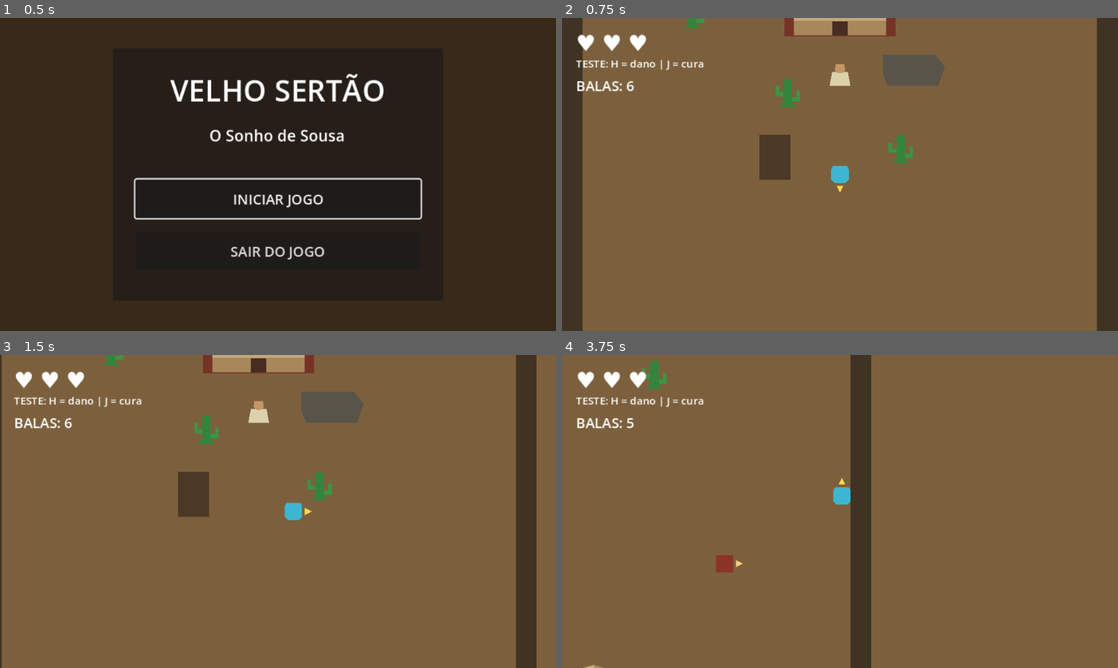
Above: before the commit, frames 1-4 (two rows, left to right).
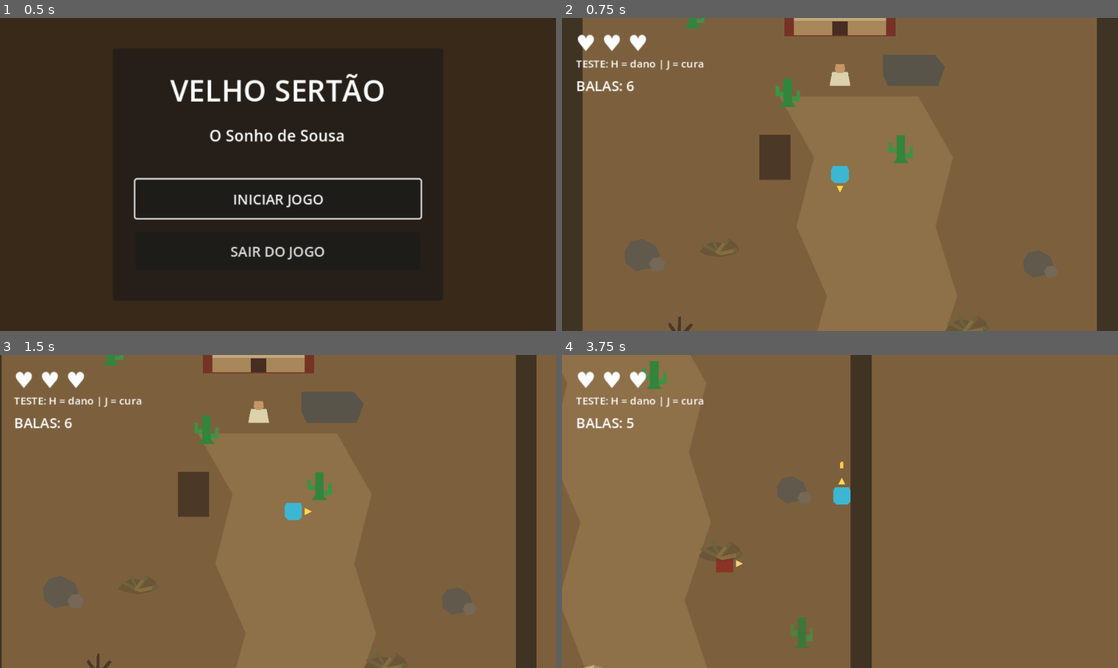
Above: after the commit, the same moments.

Repository: Inocencio-Ferraz/Velho-Sertao
Game: Godot game, scene res://scenes/menu/main_menu.tscn
Two runs of this game, one before a commit and one after it. Both use one fixed random seed, a clock stepped at 60 frames per second and the inputs below.
Inputs (mouse positions are in pixels of both pictures, inside the frame that each line leads up to):
- Up to frame 1 (0.5 s): no input
- Up to frame 2 (0.75 s): click "INICIAR JOGO" at 0.5 s
- Up to frame 3 (1.5 s): tap Enter at 1.25 s; move the mouse to (400, 495) at 1.27 s; hold D (move_right) from 1.28 s (still down); hold E (interact) from 1.28 s (still down)
- Up to frame 4 (3.75 s): move the mouse to (728, 527) at 2.02 s; release D (move_right) at 2.03 s; release E (interact) at 2.03 s; hold S (move_down) 2.03-2.78 s; tap E (interact) at 2.1, 3.05 s; move the mouse to (895, 442) at 2.77 s; press the mouse at (895, 442) at 2.78 s; hold D (move_right) 2.78-3.53 s; move the mouse to (812, 574) at 3.52 s; release the mouse at (812, 574) at 3.53 s; hold W (move_up) from 3.53 s (still down); right-click (812, 574) at 3.6 s

Frame 1 is identical in both runs. In frame 2, 1.0% of the frame differs, in the area x 11-90%, y 70-100%; in frame 3, 1.0%; in frame 4, 0.8%.

Commit message:
Descrição das alterações

Diff:
--- /dev/null
+++ b/scenes/combat/cangaceiro_bullet.tscn
@@ -0,0 +1,19 @@
+[gd_scene load_steps=3 format=3]
+
+[ext_resource type="Script" path="res://scripts/combat/cangaceiro_bullet.gd" id="1_script"]
+
+[sub_resource type="CircleShape2D" id="CircleShape2D_bullet"]
+radius = 4.0
+
+[node name="CangaceiroBullet" type="CharacterBody2D"]
+collision_layer = 8
+collision_mask = 1
+motion_mode = 1
+script = ExtResource("1_script")
+
+[node name="Visual" type="Polygon2D" parent="."]
+color = Color(1, 0.78, 0.28, 1)
+polygon = PackedVector2Array(-4, -2, 2, -2, 4, 0, 2, 2, -4, 2)
+
+[node name="CollisionShape2D" type="CollisionShape2D" parent="."]
+shape = SubResource("CircleShape2D_bullet")
--- /dev/null
+++ b/scenes/environment/cactus_decoration.tscn
@@ -0,0 +1,15 @@
+[gd_scene load_steps=1 format=3]
+
+[node name="CactusDecoration" type="Node2D"]
+
+[node name="Trunk" type="Polygon2D" parent="."]
+color = Color(0.25, 0.46, 0.23, 1)
+polygon = PackedVector2Array(-4, -18, 4, -18, 4, 10, 8, 13, -8, 13, -4, 10)
+
+[node name="LeftArm" type="Polygon2D" parent="."]
+color = Color(0.3, 0.51, 0.25, 1)
+polygon = PackedVector2Array(-4, -5, -8, -5, -8, -11, -11, -11, -11, 1, -4, 1)
+
+[node name="RightArm" type="Polygon2D" parent="."]
+color = Color(0.32, 0.52, 0.26, 1)
+polygon = PackedVector2Array(4, 0, 8, 0, 8, -7, 11, -7, 11, 6, 4, 6)
--- /dev/null
+++ b/scenes/environment/dry_bush.tscn
@@ -0,0 +1,15 @@
+[gd_scene load_steps=1 format=3]
+
+[node name="DryBush" type="Node2D"]
+
+[node name="Shadow" type="Polygon2D" parent="."]
+color = Color(0.28, 0.23, 0.16, 0.3)
+polygon = PackedVector2Array(-22, 4, -15, -4, -6, -8, 4, -6, 12, -11, 21, -5, 24, 3, 14, 8, 1, 10, -13, 8)
+
+[node name="BranchLeft" type="Polygon2D" parent="."]
+color = Color(0.43, 0.39, 0.24, 1)
+polygon = PackedVector2Array(-1, 6, -20, -3, -17, -6, -2, 2, -10, -12, -6, -13, 0, 1, 9, -11, 13, -9, 2, 5, 21, -1, 23, 3, 3, 8)
+
+[node name="BranchRight" type="Polygon2D" parent="."]
+color = Color(0.52, 0.43, 0.25, 1)
+polygon = PackedVector2Array(-4, 5, 5, -7, 8, -5, 1, 4, 17, 1, 18, 5, 3, 8)
--- /dev/null
+++ b/scenes/environment/dry_tree.tscn
@@ -0,0 +1,18 @@
+[gd_scene load_steps=2 format=3]
+
+[sub_resource type="CircleShape2D" id="CircleShape2D_trunk"]
+radius = 9.0
+
+[node name="DryTree" type="StaticBody2D"]
+
+[node name="Trunk" type="Polygon2D" parent="."]
+color = Color(0.29, 0.22, 0.15, 1)
+polygon = PackedVector2Array(-6, 12, -4, -8, -13, -22, -11, -25, -2, -13, -1, -31, 2, -32, 2, -12, 13, -24, 16, -22, 4, -7, 7, 12)
+
+[node name="Twigs" type="Polygon2D" parent="."]
+color = Color(0.49, 0.36, 0.22, 1)
+polygon = PackedVector2Array(-12, -23, -15, -30, -13, -31, -9, -24, 13, -23, 18, -29, 20, -28, 15, -21, -1, -12, -3, -29, -1, -30, 1, -13)
+
+[node name="CollisionShape2D" type="CollisionShape2D" parent="."]
+position = Vector2(0, 4)
+shape = SubResource("CircleShape2D_trunk")
--- /dev/null
+++ b/scenes/environment/rock_cluster.tscn
@@ -0,0 +1,18 @@
+[gd_scene load_steps=2 format=3]
+
+[sub_resource type="CircleShape2D" id="CircleShape2D_rock"]
+radius = 18.0
+
+[node name="RockCluster" type="StaticBody2D"]
+
+[node name="MainRock" type="Polygon2D" parent="."]
+color = Color(0.38, 0.35, 0.3, 1)
+polygon = PackedVector2Array(-20, -7, -13, -18, 1, -21, 16, -13, 21, -1, 14, 12, -7, 16, -19, 7)
+
+[node name="SmallRock" type="Polygon2D" parent="."]
+position = Vector2(17, 10)
+color = Color(0.46, 0.41, 0.34, 1)
+polygon = PackedVector2Array(-9, -2, -5, -9, 4, -10, 10, -3, 7, 5, -4, 7)
+
+[node name="CollisionShape2D" type="CollisionShape2D" parent="."]
+shape = SubResource("CircleShape2D_rock")
--- a/scenes/environment/well.tscn
+++ b/scenes/environment/well.tscn
@@ -14,6 +14,11 @@
 script = ExtResource("1_script")
 dialogue_box_path = NodePath("../DialogueBox")
 story_progress_path = NodePath("../StoryProgress")
+enemy_group = "first_well_enemy"
+progress_encounter_method = "begin_first_well_encounter"
+progress_completion_method = "complete_first_well"
+dialogue_speaker = "Poço"
+dialogue_lines = PackedStringArray("Está seco...", "Melhor ver o segundo poço.")
 
 [node name="StoneRing" type="Polygon2D" parent="."]
 color = Color(0.62, 0.55, 0.39, 1)
--- a/scenes/main/main.tscn
+++ b/scenes/main/main.tscn
@@ -13,13 +13,17 @@
 [ext_resource type="PackedScene" path="res://scenes/environment/well.tscn" id="11_well"]
 [ext_resource type="Script" path="res://scripts/systems/story_progress.gd" id="12_story_progress"]
 [ext_resource type="PackedScene" path="res://scenes/ui/game_over.tscn" id="13_game_over"]
+[ext_resource type="PackedScene" path="res://scenes/environment/rock_cluster.tscn" id="14_rock_cluster"]
+[ext_resource type="PackedScene" path="res://scenes/environment/dry_tree.tscn" id="15_dry_tree"]
+[ext_resource type="PackedScene" path="res://scenes/environment/dry_bush.tscn" id="16_dry_bush"]
+[ext_resource type="PackedScene" path="res://scenes/environment/cactus_decoration.tscn" id="17_cactus_decoration"]
 
 [sub_resource type="RectangleShape2D" id="Shape_wall_top"]
 size = Vector2(640, 24)
 [sub_resource type="RectangleShape2D" id="Shape_wall_bottom"]
 size = Vector2(640, 24)
 [sub_resource type="RectangleShape2D" id="Shape_wall_side"]
-size = Vector2(24, 700)
+size = Vector2(24, 1500)
 [sub_resource type="RectangleShape2D" id="Shape_rock"]
 size = Vector2(72, 36)
 [sub_resource type="RectangleShape2D" id="Shape_stump"]
@@ -34,6 +38,10 @@
 color = Color(0.49, 0.38, 0.24, 1)
 polygon = PackedVector2Array(-2000, -2000, 2000, -2000, 2000, 2000, -2000, 2000)
 
+[node name="SandyTrail" type="Polygon2D" parent="."]
+color = Color(0.56, 0.44, 0.29, 1)
+polygon = PackedVector2Array(250, 180, 290, 250, 270, 330, 305, 410, 280, 500, 315, 590, 280, 680, 310, 770, 275, 860, 300, 950, 265, 1040, 295, 1130, 275, 1230, 300, 1320, 445, 1320, 430, 1230, 455, 1130, 430, 1040, 455, 950, 425, 860, 450, 770, 425, 680, 455, 590, 425, 500, 455, 410, 430, 330, 450, 250, 410, 180)
+
 [node name="Player" parent="." instance=ExtResource("1_player")]
 position = Vector2(320, 270)
 
@@ -60,9 +68,43 @@
 
 [node name="Cangaceiro1" parent="." groups=["first_well_enemy"] instance=ExtResource("3_cangaceiro")]
 position = Vector2(255, 520)
+ammo_reward = 2
 
 [node name="Cangaceiro2" parent="." groups=["first_well_enemy"] instance=ExtResource("3_cangaceiro")]
 position = Vector2(385, 520)
+ammo_reward = 2
+
+[node name="SegundoPoco" parent="." instance=ExtResource("11_well")]
+position = Vector2(320, 1320)
+enemy_group = "second_well_enemy"
+progress_encounter_method = "begin_second_well_encounter"
+progress_completion_method = "complete_second_well"
+dialogue_lines = PackedStringArray("Também está seco...", "Preciso ver o último poço.")
+blocked_prompt_text = "Poço protegido: derrote os cangaceiros"
+
+[node name="Cangaceiro3" parent="." groups=["second_well_enemy"] instance=ExtResource("3_cangaceiro")]
+position = Vector2(200, 1240)
+ammo_reward = 2
+has_pistol = true
+starting_ammo = 3
+ranged_attack_range = 180.0
+ranged_attack_cooldown = 3.0
+
+[node name="Cangaceiro4" parent="." groups=["second_well_enemy"] instance=ExtResource("3_cangaceiro")]
+position = Vector2(280, 1240)
+ammo_reward = 2
+
+[node name="Cangaceiro5" parent="." groups=["second_well_enemy"] instance=ExtResource("3_cangaceiro")]
+position = Vector2(360, 1240)
+ammo_reward = 2
+
+[node name="Cangaceiro6" parent="." groups=["second_well_enemy"] instance=ExtResource("3_cangaceiro")]
+position = Vector2(440, 1240)
+ammo_reward = 2
+has_pistol = true
+starting_ammo = 3
+ranged_attack_range = 180.0
+ranged_attack_cooldown = 3.0
 
 [node name="CactusNear" parent="." instance=ExtResource("5_cactus")]
 position = Vector2(260, 180)
@@ -72,6 +114,94 @@
 
 [node name="CactusFar" parent="." instance=ExtResource("5_cactus")]
 position = Vector2(150, 90)
+
+[node name="CactusPath1" parent="." instance=ExtResource("5_cactus")]
+position = Vector2(475, 760)
+
+[node name="CactusPath2" parent="." instance=ExtResource("5_cactus")]
+position = Vector2(155, 920)
+
+[node name="CactusPath3" parent="." instance=ExtResource("5_cactus")]
+position = Vector2(480, 1080)
+
+[node name="RockCluster01" parent="." instance=ExtResource("14_rock_cluster")]
+position = Vector2(92, 365)
+
+[node name="RockCluster02" parent="." instance=ExtResource("14_rock_cluster")]
+position = Vector2(548, 375)
+scale = Vector2(0.85, 0.85)
+
+[node name="RockCluster03" parent="." instance=ExtResource("14_rock_cluster")]
+position = Vector2(86, 625)
+scale = Vector2(0.9, 0.9)
+
+[node name="RockCluster04" parent="." instance=ExtResource("14_rock_cluster")]
+position = Vector2(552, 650)
+
+[node name="RockCluster05" parent="." instance=ExtResource("14_rock_cluster")]
+position = Vector2(94, 845)
+
+[node name="RockCluster06" parent="." instance=ExtResource("14_rock_cluster")]
+position = Vector2(548, 900)
+scale = Vector2(0.8, 0.8)
+
+[node name="RockCluster07" parent="." instance=ExtResource("14_rock_cluster")]
+position = Vector2(88, 1135)
+
+[node name="RockCluster08" parent="." instance=ExtResource("14_rock_cluster")]
+position = Vector2(550, 1135)
+
+[node name="DryTree01" parent="." instance=ExtResource("15_dry_tree")]
+position = Vector2(135, 465)
+
+[node name="DryTree02" parent="." instance=ExtResource("15_dry_tree")]
+position = Vector2(520, 805)
+scale = Vector2(1.1, 1.1)
+
+[node name="DryTree03" parent="." instance=ExtResource("15_dry_tree")]
+position = Vector2(115, 1000)
+scale = Vector2(0.9, 0.9)
+
+[node name="DryBush01" parent="." instance=ExtResource("16_dry_bush")]
+position = Vector2(180, 355)
+
+[node name="DryBush02" parent="." instance=ExtResource("16_dry_bush")]
+position = Vector2(465, 445)
+scale = Vector2(1.1, 1.1)
+
+[node name="DryBush03" parent="." instance=ExtResource("16_dry_bush")]
+position = Vector2(155, 680)
+
+[node name="DryBush04" parent="." instance=ExtResource("16_dry_bush")]
+position = Vector2(485, 700)
+scale = Vector2(0.9, 0.9)
+
+[node name="DryBush05" parent="." instance=ExtResource("16_dry_bush")]
+position = Vector2(185, 955)
+
+[node name="DryBush06" parent="." instance=ExtResource("16_dry_bush")]
+position = Vector2(468, 1000)
+scale = Vector2(1.15, 1.15)
+
+[node name="DryBush07" parent="." instance=ExtResource("16_dry_bush")]
+position = Vector2(180, 1145)
+
+[node name="DryBush08" parent="." instance=ExtResource("16_dry_bush")]
+position = Vector2(470, 1155)
+
+[node name="CactusDecor01" parent="." instance=ExtResource("17_cactus_decoration")]
+position = Vector2(82, 475)
+
+[node name="CactusDecor02" parent="." instance=ExtResource("17_cactus_decoration")]
+position = Vector2(560, 540)
+scale = Vector2(1.15, 1.15)
+
+[node name="CactusDecor03" parent="." instance=ExtResource("17_cactus_decoration")]
+position = Vector2(80, 760)
+
+[node name="CactusDecor04" parent="." instance=ExtResource("17_cactus_decoration")]
+position = Vector2(558, 975)
+scale = Vector2(0.9, 0.9)
 
 [node name="Bounds" type="Node2D" parent="."]
 
@@ -84,7 +214,7 @@
 polygon = PackedVector2Array(-320, -12, 320, -12, 320, 12, -320, 12)
 
 [node name="Bottom" type="StaticBody2D" parent="Bounds"]
-position = Vector2(320, 688)
+position = Vector2(320, 1488)
 [node name="CollisionShape2D" type="CollisionShape2D" parent="Bounds/Bottom"]
 shape = SubResource("Shape_wall_bottom")
 [node name="Visual" type="Polygon2D" parent="Bounds/Bottom"]
@@ -92,20 +222,20 @@
 polygon = PackedVector2Array(-320, -12, 320, -12, 320, 12, -320, 12)
 
 [node name="Left" type="StaticBody2D" parent="Bounds"]
-position = Vector2(12, 350)
+position = Vector2(12, 750)
 [node name="CollisionShape2D" type="CollisionShape2D" parent="Bounds/Left"]
 shape = SubResource("Shape_wall_side")
 [node name="Visual" type="Polygon2D" parent="Bounds/Left"]
 color = Color(0.25, 0.2, 0.14, 1)
-polygon = PackedVector2Array(-12, -350, 12, -350, 12, 350, -12, 350)
+polygon = PackedVector2Array(-12, -750, 12, -750, 12, 750, -12, 750)
 
 [node name="Right" type="StaticBody2D" parent="Bounds"]
-position = Vector2(628, 350)
+position = Vector2(628, 750)
 [node name="CollisionShape2D" type="CollisionShape2D" parent="Bounds/Right"]
 shape = SubResource("Shape_wall_side")
 [node name="Visual" type="Polygon2D" parent="Bounds/Right"]
 color = Color(0.25, 0.2, 0.14, 1)
-polygon = PackedVector2Array(-12, -350, 12, -350, 12, 350, -12, 350)
+polygon = PackedVector2Array(-12, -750, 12, -750, 12, 750, -12, 750)
 
 [node name="Rock" type="StaticBody2D" parent="."]
 position = Vector2(405, 150)
--- a/scenes/player/player.tscn
+++ b/scenes/player/player.tscn
@@ -10,7 +10,7 @@
 [sub_resource type="RectangleShape2D" id="RectangleShape2D_attack"]
 size = Vector2(36, 42)
 
-[node name="Player" type="CharacterBody2D"]
+[node name="Player" type="CharacterBody2D" groups=["player"]]
 collision_mask = 5
 script = ExtResource("1_script")
 
@@ -43,12 +43,6 @@
 [node name="Pistol" type="Node2D" parent="."]
 script = ExtResource("3_pistol")
 
-[node name="ShotLine" type="Line2D" parent="Pistol"]
-width = 3.0
-default_color = Color(1, 0.85, 0.3, 0.9)
-points = PackedVector2Array(0, 0, 0, -50)
-visible = false
-
 [node name="Camera2D" type="Camera2D" parent="."]
 position_smoothing_enabled = true
 position_smoothing_speed = 8.0
--- /dev/null
+++ b/scripts/combat/cangaceiro_bullet.gd
@@ -0,0 +1,46 @@
+extends CharacterBody2D
+
+@export var speed: float = 350.0
+@export var max_distance: float = 500.0
+
+var damage: int = 1
+var _direction: Vector2 = Vector2.ZERO
+var _distance_travelled: float = 0.0
+var _launched: bool = false
+
+func launch(
+	direction: Vector2,
+	damage_amount: int,
+	target_collision_mask: int = 1,
+	distance_limit: float = -1.0
+) -> void:
+	_direction = direction.normalized()
+	damage = maxi(1, damage_amount)
+	collision_mask = target_collision_mask
+	if distance_limit > 0.0:
+		max_distance = distance_limit
+	rotation = _direction.angle()
+	velocity = _direction * speed
+	_launched = _direction != Vector2.ZERO
+
+func _physics_process(delta: float) -> void:
+	if not _launched:
+		return
+
+	var remaining_distance := max_distance - _distance_travelled
+	if remaining_distance <= 0.0:
+		queue_free()
+		return
+
+	var frame_distance := minf(velocity.length() * delta, remaining_distance)
+	var collision := move_and_collide(_direction * frame_distance)
+	if collision:
+		var target := collision.get_collider()
+		if target is Node and target.has_method("take_damage"):
+			target.call("take_damage", damage)
+		queue_free()
+		return
+
+	_distance_travelled += frame_distance
+	if _distance_travelled >= max_distance:
+		queue_free()
--- a/scripts/combat/pistol.gd
+++ b/scripts/combat/pistol.gd
@@ -1,24 +1,19 @@
 extends Node2D
 
-signal ammo_changed(current_ammo: int, maximum_ammo: int)
+const BULLET_SCENE: PackedScene = preload("res://scenes/combat/cangaceiro_bullet.tscn")
 
-@export var max_ammo: int = 6
+signal ammo_changed(current_ammo: int)
+
 @export var damage: int = 15
 @export var shot_range: float = 250.0
 @export var cooldown: float = 0.4
-@export var flash_duration: float = 0.08
 @export_flags_2d_physics var hit_mask: int = 5
-
-@onready var shot_line: Line2D = $ShotLine
 
 var ammo: int = 6
 var _can_fire: bool = true
 
 func _ready() -> void:
-	max_ammo = maxi(0, max_ammo)
-	ammo = max_ammo
-	shot_line.visible = false
-	ammo_changed.emit(ammo, max_ammo)
+	ammo_changed.emit(ammo)
 
 func _unhandled_input(event: InputEvent) -> void:
 	if event.is_action_pressed("pistol_fire"):
@@ -31,42 +26,22 @@
 
 	_can_fire = false
 	ammo -= 1
-	ammo_changed.emit(ammo, max_ammo)
+	ammo_changed.emit(ammo)
 	_shoot_in_facing_direction(player)
 	get_tree().create_timer(cooldown).timeout.connect(_on_cooldown_finished)
 
+func add_ammo(amount: int) -> void:
+	if amount <= 0:
+		return
+	ammo += amount
+	ammo_changed.emit(ammo)
+
 func _shoot_in_facing_direction(player: CharacterBody2D) -> void:
 	var direction: Vector2 = player.get("facing_direction")
-	var ray_start := player.global_position + direction * 10.0
-	var ray_end := ray_start + direction * shot_range
-	var query := PhysicsRayQueryParameters2D.create(ray_start, ray_end)
-	query.collision_mask = hit_mask
-	var excluded_rids: Array[RID] = [player.get_rid()]
-	query.exclude = excluded_rids
-	query.collide_with_areas = false
-	query.collide_with_bodies = true
-
-	var result := player.get_world_2d().direct_space_state.intersect_ray(query)
-	var shot_distance := shot_range
-	if not result.is_empty():
-		var hit_position: Vector2 = result["position"]
-		shot_distance = ray_start.distance_to(hit_position)
-		var target: Object = result["collider"]
-		if target.has_method("take_damage"):
-			target.call("take_damage", damage)
-
-	_show_shot_flash(direction, shot_distance)
-
-func _show_shot_flash(direction: Vector2, shot_distance: float) -> void:
-	shot_line.points = PackedVector2Array([
-		direction * 10.0,
-		direction * (10.0 + shot_distance)
-	])
-	shot_line.visible = true
-	get_tree().create_timer(flash_duration).timeout.connect(hide_shot_flash)
-
-func hide_shot_flash() -> void:
-	shot_line.visible = false
+	var bullet := BULLET_SCENE.instantiate() as CharacterBody2D
+	get_tree().current_scene.add_child(bullet)
+	bullet.global_position = player.global_position + direction * 16.0
+	bullet.call("launch", direction, damage, hit_mask, shot_range)
 
 func _on_cooldown_finished() -> void:
 	_can_fire = true
--- a/scripts/enemies/cangaceiro.gd
+++ b/scripts/enemies/cangaceiro.gd
@@ -1,4 +1,6 @@
 extends CharacterBody2D
+
+const BULLET_SCENE: PackedScene = preload("res://scenes/combat/cangaceiro_bullet.tscn")
 
 signal defeated(enemy: Node)
 
@@ -11,6 +13,11 @@
 @export var attack_length: float = 42.0
 @export var attack_width: float = 40.0
 @export var attack_active_duration: float = 0.12
+@export var ammo_reward: int = 0
+@export var has_pistol: bool = false
+@export var starting_ammo: int = 0
+@export var ranged_attack_range: float = 180.0
+@export var ranged_attack_cooldown: float = 3.0
 
 @onready var body_shape: CollisionShape2D = $CollisionShape2D
 @onready var detection_area: Area2D = $DetectionArea
@@ -34,10 +41,14 @@
 var _attack_is_active: bool = false
 var _attack_has_hit: bool = false
 var _hit_tween: Tween
+var _ranged_ammo: int = 0
+var _ranged_shot_ready: bool = true
+var _ammo_reward_paid: bool = false
 
 func _ready() -> void:
 	max_health = maxi(1, max_health)
 	health = max_health
+	_ranged_ammo = maxi(0, starting_ammo) if has_pistol else 0
 
 	var detection_circle := detection_shape.shape as CircleShape2D
 	detection_circle.radius = detection_range
@@ -118,6 +129,11 @@
 		velocity = Vector2.ZERO
 		move_and_slide()
 		return
+	if has_pistol and _ranged_ammo > 0 and distance_to_player <= ranged_attack_range:
+		_state = State.ATTACK
+		velocity = Vector2.ZERO
+		move_and_slide()
+		return
 
 	velocity = offset_to_player.normalized() * speed
 	move_and_slide()
@@ -132,16 +148,38 @@
 	# A DetectionArea controla a saída do alcance; não compare somente os centros,
 	# pois o collider do Player também participa da detecção.
 	_face_player(offset_to_player)
-	if distance_to_player > attack_distance:
-		_state = State.CHASE
-		velocity = offset_to_player.normalized() * speed
-		move_and_slide()
-		return
-
 	velocity = Vector2.ZERO
 	move_and_slide()
-	if _attack_ready and not _attack_is_active:
-		_perform_attack()
+	if distance_to_player <= attack_distance:
+		if _attack_ready and not _attack_is_active:
+			_perform_attack()
+		return
+	if has_pistol and _ranged_ammo > 0 and distance_to_player <= ranged_attack_range:
+		if _ranged_shot_ready:
+			_fire_ranged_shot()
+		return
+
+	_state = State.CHASE
+	velocity = offset_to_player.normalized() * speed
+	move_and_slide()
+
+func _fire_ranged_shot() -> void:
+	if not has_pistol or _ranged_ammo <= 0 or not _ranged_shot_ready or not is_instance_valid(_target_player):
+		return
+
+	_ranged_shot_ready = false
+	_ranged_ammo -= 1
+	var shot_direction := (_target_player.global_position - global_position).normalized()
+	var bullet := BULLET_SCENE.instantiate() as CharacterBody2D
+	get_tree().current_scene.add_child(bullet)
+	bullet.global_position = global_position + shot_direction * 13.0
+	bullet.call("launch", shot_direction, 1, 1, 500.0)
+
+	var cooldown := maxf(3.0, ranged_attack_cooldown)
+	get_tree().create_timer(cooldown).timeout.connect(_on_ranged_cooldown_finished)
+
+func _on_ranged_cooldown_finished() -> void:
+	_ranged_shot_ready = true
 
 func _perform_attack() -> void:
 	_attack_ready = false
@@ -203,6 +241,7 @@
 
 func _die() -> void:
 	is_dead = true
+	_award_ammo()
 	defeated.emit(self)
 	_state = State.DEAD
 	velocity = Vector2.ZERO
@@ -217,3 +256,11 @@
 	print("Cangaceiro derrotado.")
 	await get_tree().create_timer(0.2).timeout
 	queue_free()
+
+func _award_ammo() -> void:
+	if _ammo_reward_paid or ammo_reward <= 0:
+		return
+	_ammo_reward_paid = true
+	var player := get_tree().get_first_node_in_group("player")
+	if player and player.has_method("add_ammo"):
+		player.call("add_ammo", ammo_reward)
--- a/scripts/environment/well.gd
+++ b/scripts/environment/well.gd
@@ -2,6 +2,15 @@
 
 @export var dialogue_box_path: NodePath
 @export var story_progress_path: NodePath
+@export var enemy_group: String = "first_well_enemy"
+@export var progress_encounter_method: String = "begin_first_well_encounter"
+@export var progress_completion_method: String = "complete_first_well"
+@export var dialogue_speaker: String = "Poço"
+@export var dialogue_lines: PackedStringArray = PackedStringArray([
+	"Está seco...",
+	"Melhor ver o segundo poço."
+])
+@export var blocked_prompt_text: String = ""
 
 @onready var dialogue_box: Node = get_node(dialogue_box_path)
 @onready var story_progress: Node = get_node(story_progress_path)
@@ -17,7 +26,7 @@
 	$InteractionArea.body_entered.connect(_on_body_entered)
 	$InteractionArea.body_exited.connect(_on_body_exited)
 
-	for enemy in get_tree().get_nodes_in_group("first_well_enemy"):
+	for enemy in get_tree().get_nodes_in_group(enemy_group):
 		if bool(enemy.get("is_dead")) or not enemy.has_signal("defeated"):
 			continue
 		_living_enemy_count += 1
@@ -35,11 +44,8 @@
 	_completed = true
 	_update_prompt()
 	dry_visual.color = Color(0.2, 0.16, 0.12, 1.0)
-	story_progress.call("complete_first_well")
-	dialogue_box.call("start_dialogue", "Poço", PackedStringArray([
-		"Está seco...",
-		"Melhor ver o segundo poço."
-	]))
+	story_progress.call(progress_completion_method)
+	dialogue_box.call("start_dialogue", dialogue_speaker, dialogue_lines)
 
 func _on_body_entered(body: Node2D) -> void:
 	if body is CharacterBody2D and body.has_method("heal"):
@@ -58,7 +64,7 @@
 		return
 	_defeated_enemies[enemy] = true
 	_living_enemy_count = maxi(0, _living_enemy_count - 1)
-	story_progress.call("begin_first_well_encounter")
+	story_progress.call(progress_encounter_method)
 	if _living_enemy_count == 0:
 		_unlocked = true
 	_update_prompt()
@@ -67,7 +73,13 @@
 	var prompt := get_tree().get_first_node_in_group("interaction_prompt")
 	if not prompt:
 		return
-	if _unlocked and not _completed and is_instance_valid(_player_in_range):
+	if not is_instance_valid(_player_in_range) or _completed:
+		prompt.call("unregister_candidate", self)
+		return
+
+	if _unlocked:
 		prompt.call("register_candidate", self, "[E] Examinar o poço", 2, _player_in_range)
+	elif not blocked_prompt_text.is_empty():
+		prompt.call("register_candidate", self, blocked_prompt_text, 2, _player_in_range)
 	else:
 		prompt.call("unregister_candidate", self)
--- a/scripts/player/player.gd
+++ b/scripts/player/player.gd
@@ -42,7 +42,6 @@
 	if locked:
 		velocity = Vector2.ZERO
 		melee_attack.call("cancel_active_attack")
-		pistol.call("hide_shot_flash")
 
 func take_damage(amount: int) -> void:
 	if is_dead or amount <= 0:
@@ -63,6 +62,11 @@
 	health = mini(max_health, health + amount)
 	health_changed.emit(health, max_health)
 
+func add_ammo(amount: int) -> void:
+	if is_dead or amount <= 0:
+		return
+	pistol.call("add_ammo", amount)
+
 # TESTE: ações temporárias para validar vida, sem implementar combate.
 func _unhandled_input(event: InputEvent) -> void:
 	if controls_locked:
--- a/scripts/systems/story_progress.gd
+++ b/scripts/systems/story_progress.gd
@@ -6,7 +6,9 @@
 	INTRO,
 	PADRE_CONVERSOU,
 	PRIMEIRO_POCO,
-	PRIMEIRO_POCO_SECO
+	PRIMEIRO_POCO_SECO,
+	SEGUNDO_POCO,
+	SEGUNDO_POCO_SECO
 }
 
 var current_state: State = State.INTRO
@@ -20,6 +22,12 @@
 func complete_first_well() -> void:
 	_advance_to(State.PRIMEIRO_POCO_SECO)
 
+func begin_second_well_encounter() -> void:
+	_advance_to(State.SEGUNDO_POCO)
+
+func complete_second_well() -> void:
+	_advance_to(State.SEGUNDO_POCO_SECO)
+
 func _advance_to(next_state: State) -> void:
 	if next_state <= current_state:
 		return
--- a/scripts/ui/ammo_hud.gd
+++ b/scripts/ui/ammo_hud.gd
@@ -7,7 +7,7 @@
 
 func _ready() -> void:
 	pistol.connect("ammo_changed", Callable(self, "_on_ammo_changed"))
-	_on_ammo_changed(int(pistol.get("ammo")), int(pistol.get("max_ammo")))
+	_on_ammo_changed(int(pistol.get("ammo")))
 
-func _on_ammo_changed(current_ammo: int, _maximum_ammo: int) -> void:
+func _on_ammo_changed(current_ammo: int) -> void:
 	ammo_label.text = "BALAS: %d" % current_ammo
Not shown: 1 places in scenes/main/main.tscn that only renumber resources
Not shown, added: scripts/combat/cangaceiro_bullet.gd.uid
